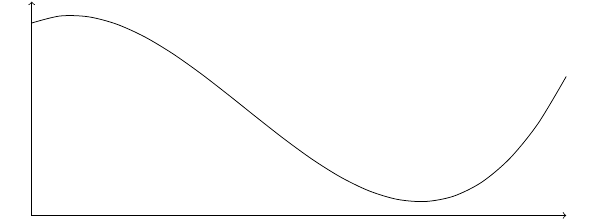
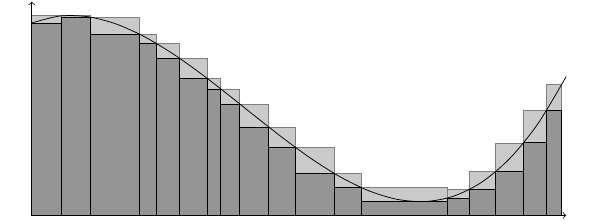
Two versions of the same layered image (612 x 221). Layer-by-layer changes:
added group "Group 1" with 19 layers above "Group 1 copy" over [32, 17, 562, 215]
added layer "Rectangle 9" (1st of 2, in "Group 1") in group "Group 1" over [239, 127, 269, 215]
added layer "Rectangle 6" (1st of 2, in "Group 1") in group "Group 1" over [179, 78, 208, 215]
added layer "Rectangle 5" (1st of 2, in "Group 1") in group "Group 1" over [156, 58, 180, 215]
added layer "Rectangle 4" (1st of 2, in "Group 1") in group "Group 1" over [139, 43, 157, 215]
added layer "Rectangle 3" (1st of 2, in "Group 1") in group "Group 1" over [90, 34, 140, 215]
added layer "Rectangle 2" (1st of 2, in "Group 1") in group "Group 1" over [61, 17, 91, 215]
added layer "Rectangle 1" (1st of 2, in "Group 1") in group "Group 1" over [32, 23, 62, 215]
added group "Group 1 copy" (multiply, 50%) with 18 layers above "Layer 1" over [32, 15, 562, 208]
added layer "Rectangle 16" (2nd of 2, in "Group 1 copy") in group "Group 1 copy" over [523, 110, 547, 208]
added layer "Rectangle 11" (2nd of 2, in "Group 1 copy") in group "Group 1 copy" over [295, 147, 335, 208]
added layer "Rectangle 9" (2nd of 2, in "Group 1 copy") in group "Group 1 copy" over [239, 104, 269, 208]
added layer "Rectangle 8" (2nd of 2, in "Group 1 copy") in group "Group 1 copy" over [220, 89, 240, 208]
added layer "Rectangle 6" (2nd of 2, in "Group 1 copy") in group "Group 1 copy" over [179, 58, 208, 208]
added layer "Rectangle 5" (2nd of 2, in "Group 1 copy") in group "Group 1 copy" over [156, 43, 180, 208]
added layer "Rectangle 4" (2nd of 2, in "Group 1 copy") in group "Group 1 copy" over [139, 34, 157, 208]
added layer "Rectangle 3" (2nd of 2, in "Group 1 copy") in group "Group 1 copy" over [90, 17, 140, 208]
added layer "Rectangle 2" (2nd of 2, in "Group 1 copy") in group "Group 1 copy" over [61, 15, 91, 208]
added layer "Rectangle 1" (2nd of 2, in "Group 1 copy") in group "Group 1 copy" over [32, 15, 62, 208]
…and 19 more changes (19 added)
